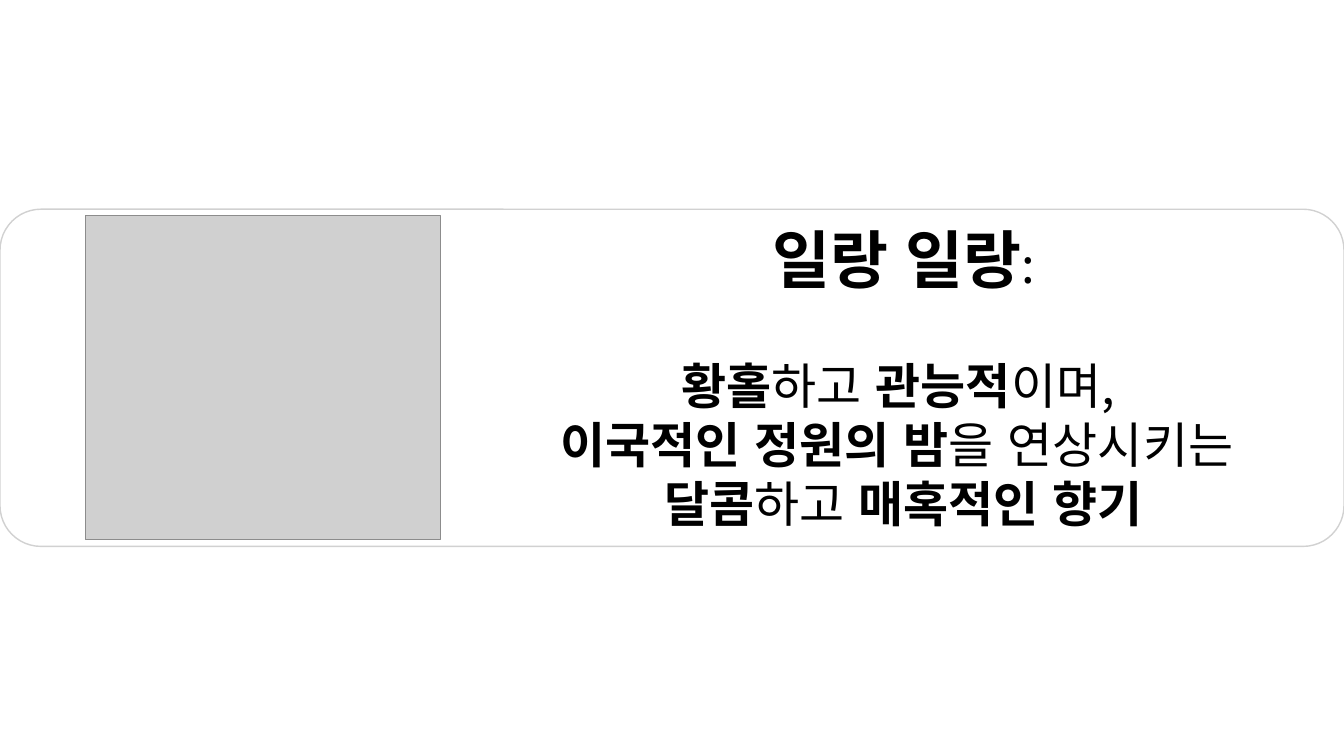
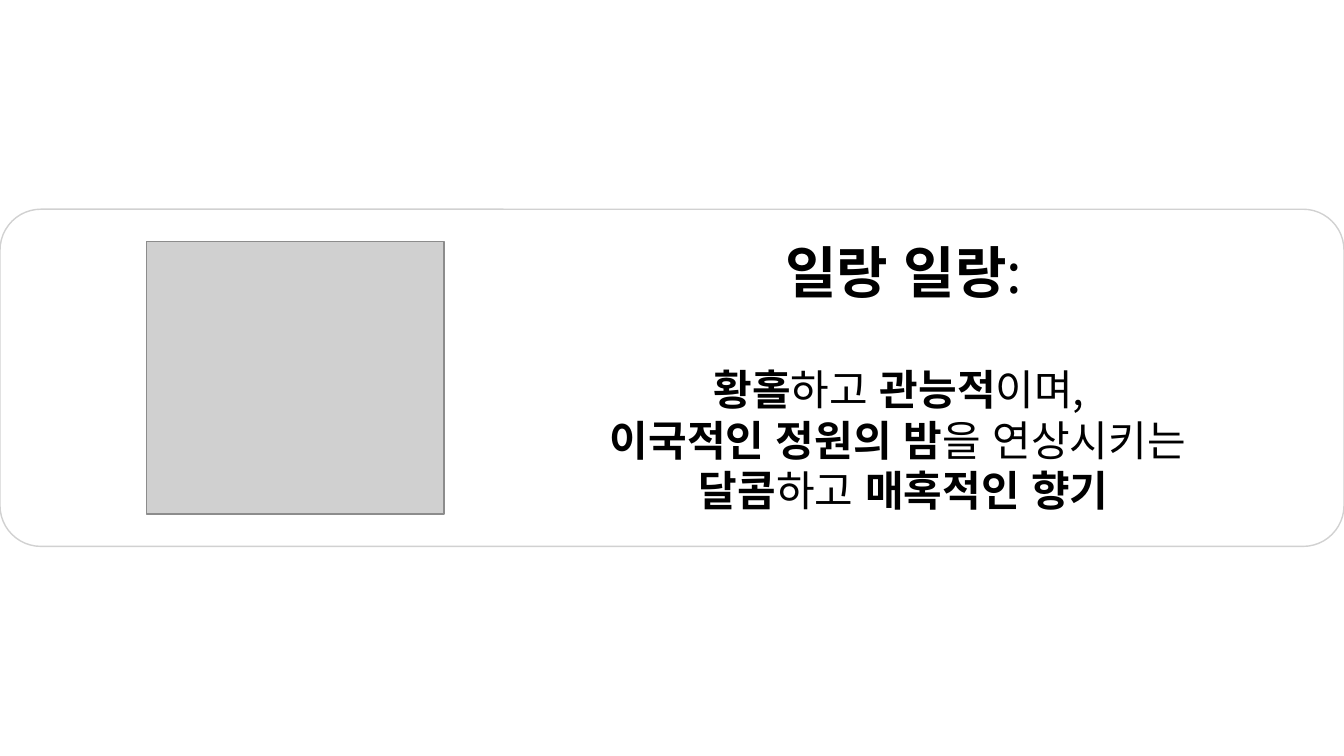
Before and after one commit to perfumepedia/perfumepedia, a slide deck: slide 1 of icons/notes basic/템플릿.pptx. Drawn at 1344x756 pixels with LibreOffice and Linux fonts; fonts in the diff are those of the drawing; grey boxes stand for pictures. Boxes give left, top, right and bottom in pixels: in the first picture for what was removed or moved away, otherwise in the second. Text is boxed around its words. In the diff, an @@ line names an element or a change of style, - is before the commit and + after.

```diff
--- a/icons/notes basic/템플릿.pptx
+++ b/icons/notes basic/템플릿.pptx
@@ text "일랑 일랑:" moved from (x1=560, y1=230, x2=1233, y2=527) to (x1=610, y1=246, x2=1186, y2=510) @@
@@ text "일랑 일랑:" at (x1=610, y1=246, x2=1186, y2=510): size 45 to 40 pt in "일랑 일랑:"; size 35 to 40 pt in "일랑:"; size 35 to 30 pt in "황홀하고 관능적이며,", "이국적인 정원의 밤을 연상시키는", "달콤하고 매혹적인 향기" @@
@@ picture resized from (x1=85, y1=216, x2=440, y2=540) to (x1=146, y1=242, x2=445, y2=514) @@
```
Also in this commit, not shown: 1 other file.
